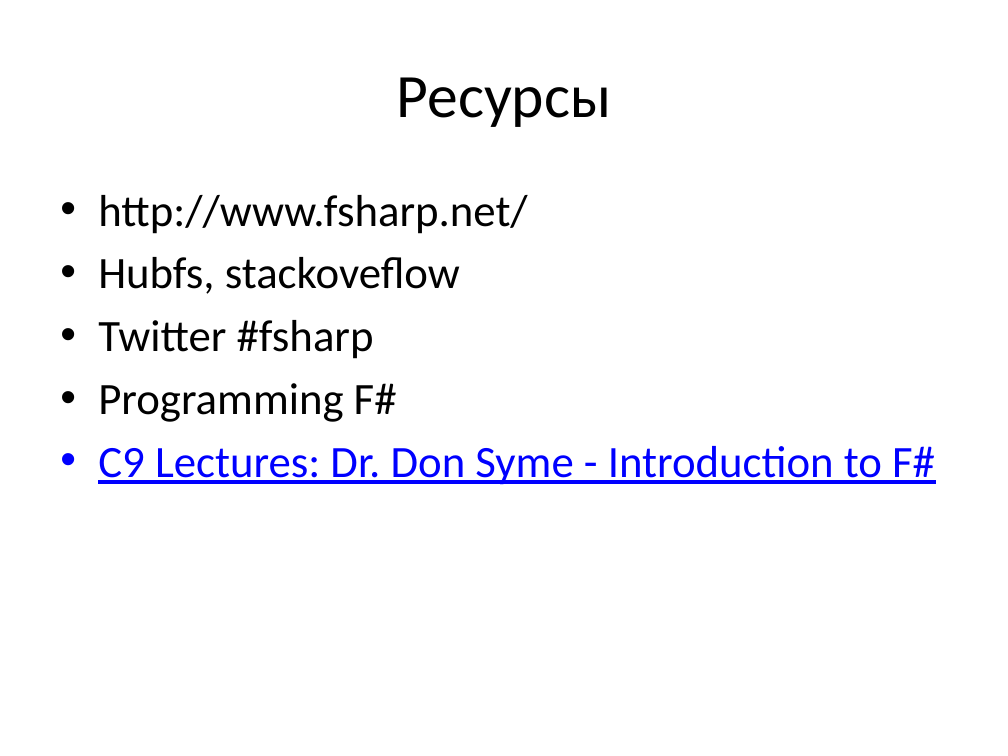
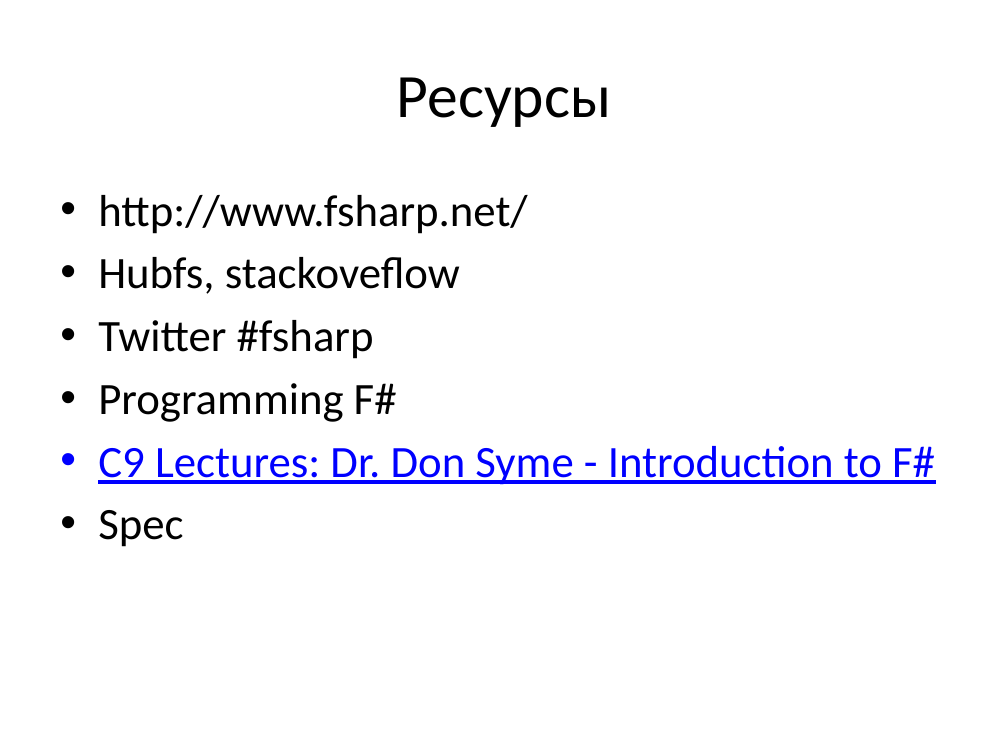
Before and after one commit to chaliy/my_talks, a slide deck: slide 5 of NormalFSharp/NormalFSharp.pptx (slide 4 before the commit). Drawn at 1008x756 pixels with LibreOffice and Linux fonts; fonts in the diff are those of the drawing. Boxes give left, top, right and bottom in pixels: in the first picture for what was removed or moved away, otherwise in the second. Text is boxed around its words. In the diff, an @@ line names an element or a change of style, - is before the commit and + after.

```diff
--- a/NormalFSharp/NormalFSharp.pptx
+++ b/NormalFSharp/NormalFSharp.pptx
@@ text at (98,510,183,547): paragraph added @@
+• Spec
```
Also in this commit, not shown: 1 slide added.
